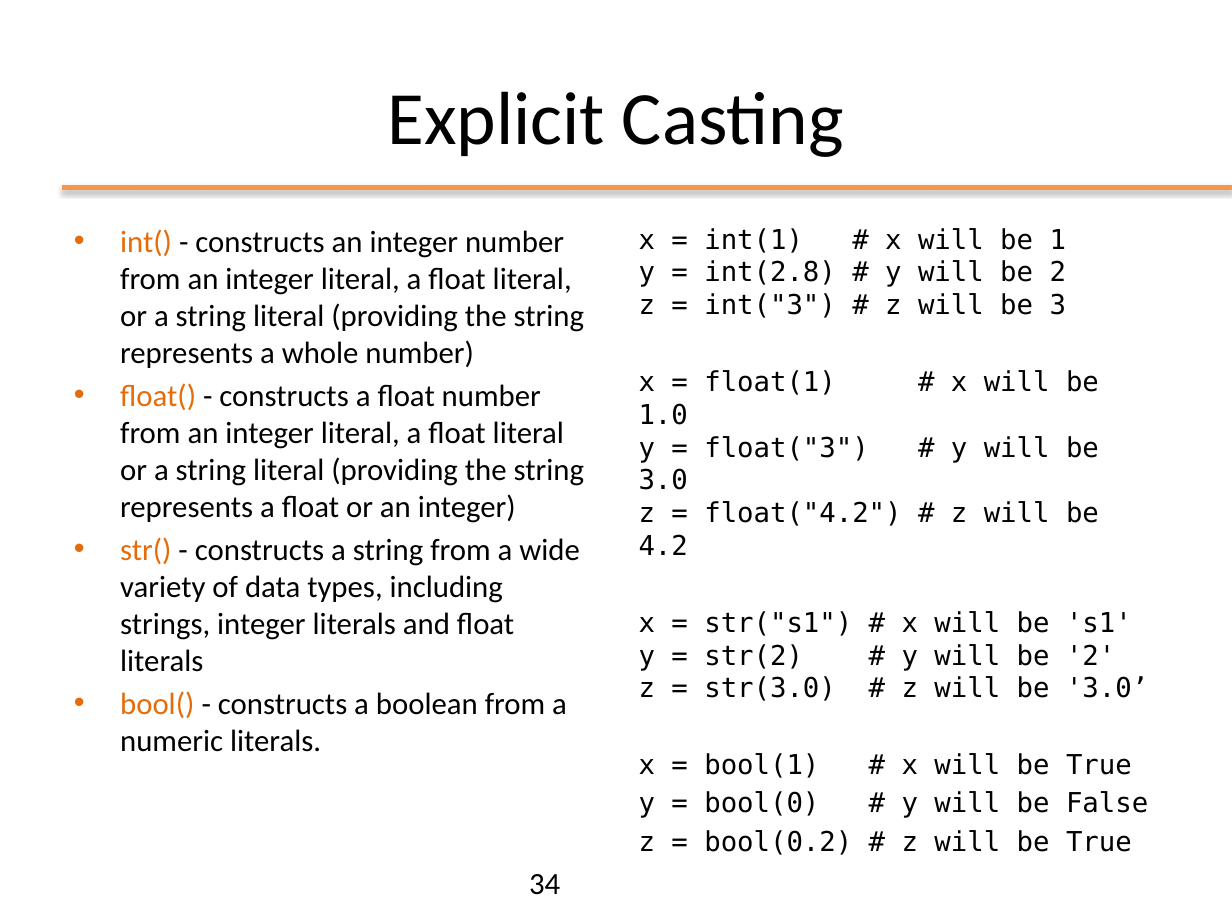
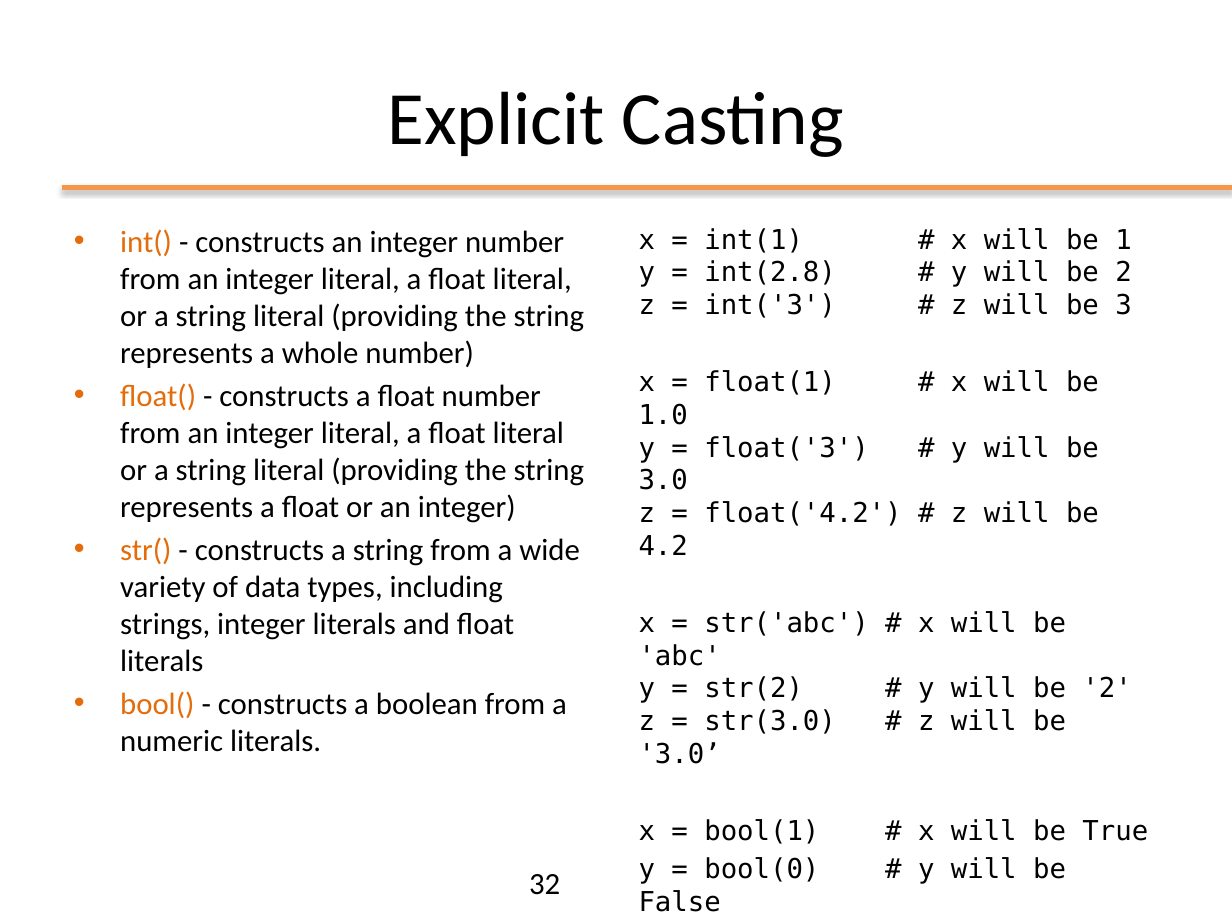
Before and after one commit to nbicocchi/ooprogramming, a slide deck: slide 32 of slides/python/ppt/01 - Python Basics.pptx (slide 34 before the commit). Drawn at 1232x924 pixels with LibreOffice and Linux fonts; fonts in the diff are those of the drawing. Boxes give left, top, right and bottom in pixels: in the first picture for what was removed or moved away, otherwise in the second. Text is boxed around its words. In the diff, an @@ line names an element or a change of style, - is before the commit and + after.

```diff
--- a/slides/python/ppt/01 - Python Basics.pptx
+++ b/slides/python/ppt/01 - Python Basics.pptx
@@ text at (639,228,1131,764): text changed @@
-x = int(1) # x will be 1
-y = int(2.8) # y will be 2
-z = int("3") # z will be 3
-x = float(1) # x will be 1.0
-y = float("3") # y will be 3.0
-z = float("4.2") # z will be 4.2
-x = str("s1") # x will be 's1'
-y = str(2) # y will be '2'
-z = str(3.0) # z will be '3.0’
+x = int(1) # x will be 1
+y = int(2.8) # y will be 2
+z = int('3') # z will be 3
+x = float(1) # x will be 1.0
+y = float('3') # y will be 3.0
+z = float('4.2') # z will be 4.2
+x = str('abc') # x will be 'abc'
+y = str(2) # y will be '2'
+z = str(3.0) # z will be '3.0’
@@ page number at (529,874,560,895): text changed @@
-34
+32
```
Also in this commit, not shown: 23 other slides changed, 2 slides added, 1 slide removed, 1 other file.
